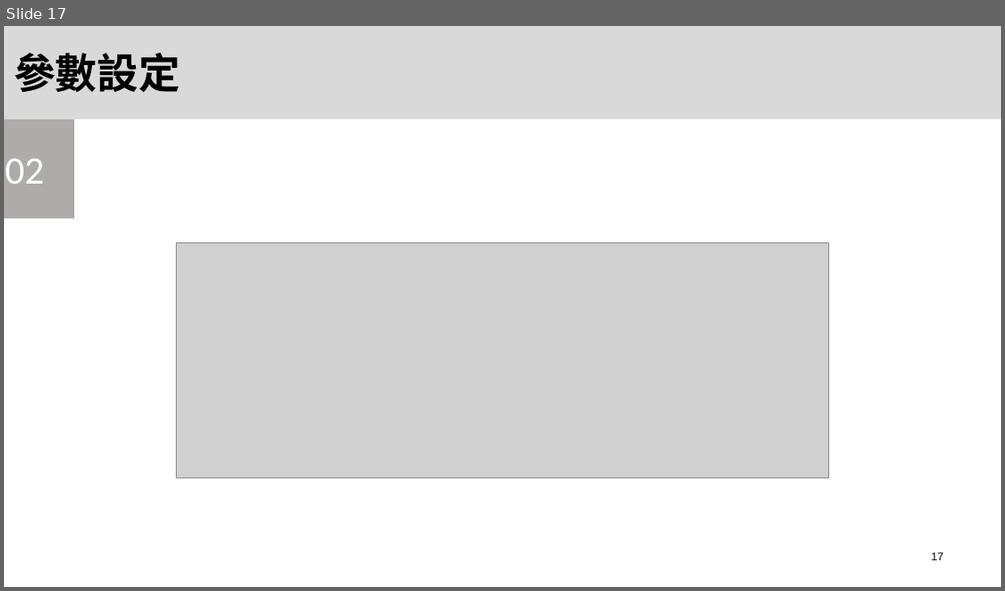
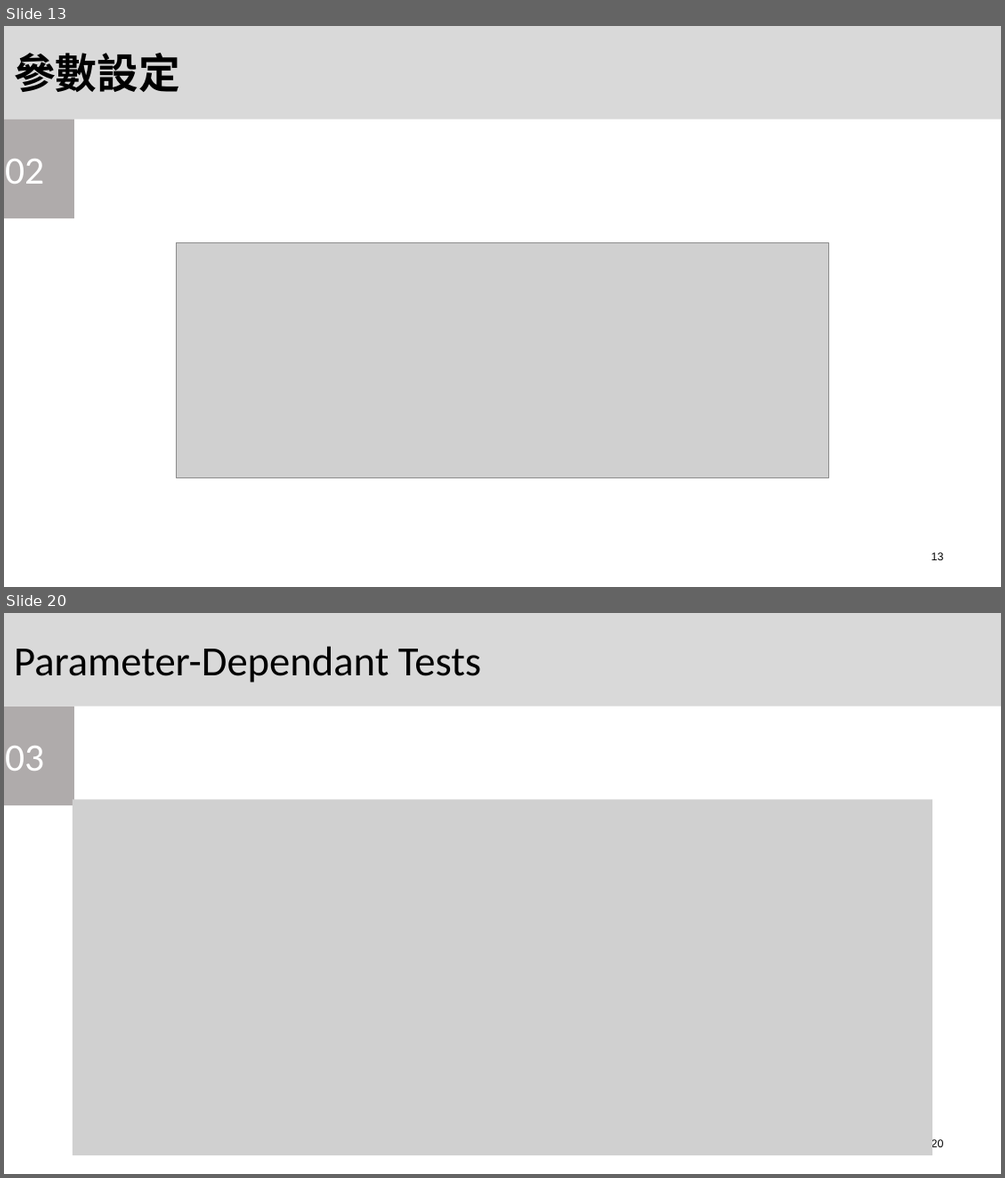
Before and after one commit to OYungShen/HardWare_Security_Final_project, a slide deck: Final.pptx. Shown one above the other, each under a label of ours: slide 17 before the commit, slides 13 and 20 after it; the slides between them are not shown. The pictures are 1005x591 and 1005x1178 pixels, drawn with LibreOffice and Linux fonts; fonts in the diff are those of the drawing; grey boxes stand for pictures. Boxes give left, top, right and bottom in pixels: in the first picture for what was removed or moved away, otherwise in the second. Text is boxed around its words. In the diff, an @@ line names an element or a change of style, - is before the commit and + after.

```diff
--- a/Final.pptx
+++ b/Final.pptx
@@ slide 20 added at bbox=[4, 613, 1001, 1174], background #FFFFFF @@
@@ rectangle added at bbox=[4, 613, 1001, 706], fill #D9D9D9, 40 pt, text #000000 @@
+Parameter-Dependant Tests
@@ rectangle added at bbox=[4, 706, 74, 806], fill #AFABAB, 37.3 pt, text #FFFFFF @@
+03
@@ picture added at bbox=[73, 799, 933, 1155] @@
@@ page number added at bbox=[931, 1138, 944, 1150], 10.7 pt, text #000000 @@
+20
@@ what was slide 17 is now slide 13 @@
@@ page number at bbox=[931, 552, 944, 560]: text changed @@
-17
+13
```
Also in this commit, not shown: 9 slides changed, 26 other slides added, 3 slides removed, 5 other files.
